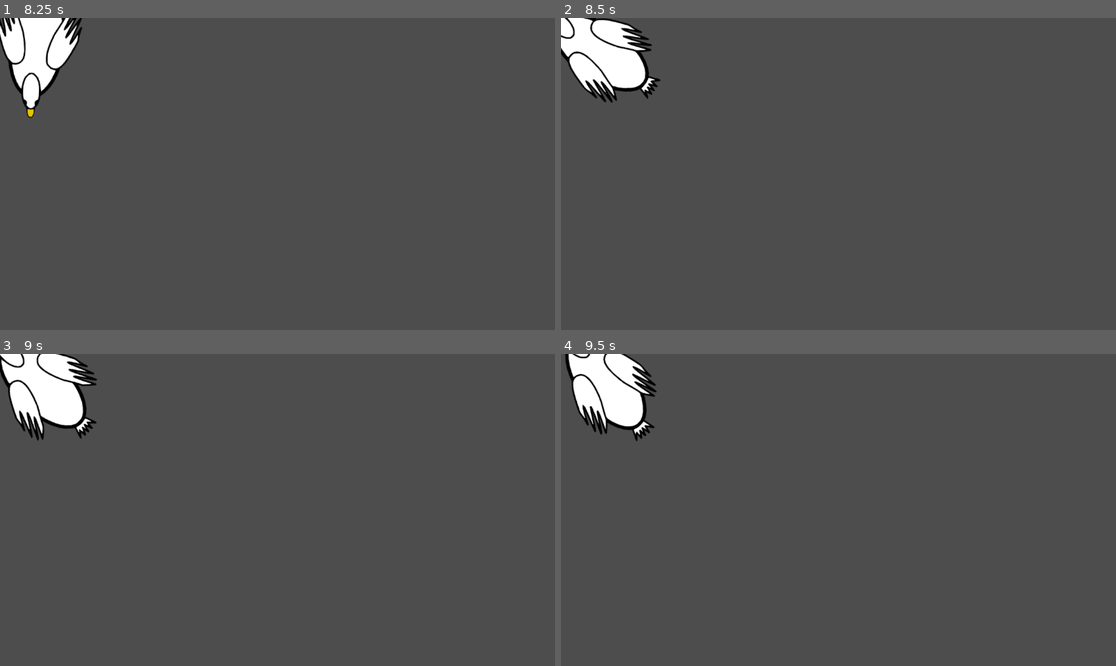
Above: before the commit, frames 1-4 (two rows, left to right).
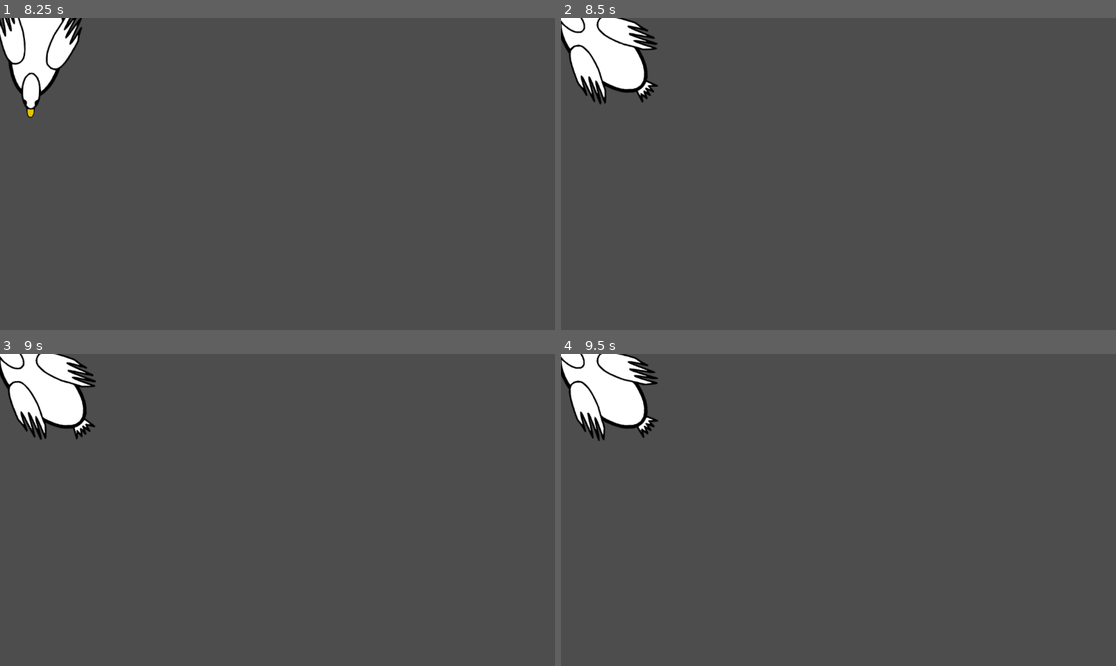
Above: after the commit, the same moments.

Repository: Math-ss/CentraleJam
Game: Godot game, scene res://Personnages/Oie/Oie.tscn
Same seed, same stepped clock (60 frames per second), same inputs: the game is played once before the commit and once after it. The project has no main scene, so this scene is started directly.
Inputs:
- Up to frame 1 (8.25 s): no input
- Up to frame 2 (8.5 s): no input
- Up to frame 3 (9 s): no input
- Up to frame 4 (9.5 s): no input

Frame 1 is identical in both runs. In frame 2, 1.4% of the frame differs, in the area x 0-18%, y 0-28%; in frame 3, 1.0%; in frame 4, 1.5%, in the area x 0-18%, y 0-29%.

Commit message:
Ajout de l'animation de l'animation `Idle` pour l'oie

Diff:
--- a/Personnages/Oie/OieFrames.tres
+++ b/Personnages/Oie/OieFrames.tres
@@ -1,30 +1,55 @@
-[gd_resource type="SpriteFrames" load_steps=41 format=3 uid="uid://i7o44w7frtpt"]
+[gd_resource type="SpriteFrames" load_steps=66 format=3 uid="uid://i7o44w7frtpt"]
 
+[ext_resource type="Texture2D" uid="uid://b2jmbhh78mkod" path="res://Personnages/Oie/Frames/Idle/0001.png" id="1_2ys5x"]
 [ext_resource type="Texture2D" uid="uid://bc0fnyxhjurdq" path="res://Personnages/Oie/Frames/Walk/0001.png" id="1_bwrf0"]
 [ext_resource type="Texture2D" uid="uid://br3nv6eo2shk2" path="res://Personnages/Oie/Frames/Walk/0002.png" id="2_jhov0"]
+[ext_resource type="Texture2D" uid="uid://cuau2vjgncduj" path="res://Personnages/Oie/Frames/Idle/0002.png" id="2_y4aa8"]
+[ext_resource type="Texture2D" uid="uid://k7fy5h2mg251" path="res://Personnages/Oie/Frames/Idle/0003.png" id="3_850bj"]
 [ext_resource type="Texture2D" uid="uid://b7htrw4odruu5" path="res://Personnages/Oie/Frames/Walk/0003.png" id="3_s1amk"]
+[ext_resource type="Texture2D" uid="uid://b1ksgnituucy4" path="res://Personnages/Oie/Frames/Idle/0004.png" id="4_q2o7g"]
 [ext_resource type="Texture2D" uid="uid://bv2fvqoc483a8" path="res://Personnages/Oie/Frames/Walk/0004.png" id="4_vabk2"]
+[ext_resource type="Texture2D" uid="uid://ck8bkchkivbvm" path="res://Personnages/Oie/Frames/Idle/0005.png" id="5_i8wrj"]
 [ext_resource type="Texture2D" uid="uid://npvheo71nuk1" path="res://Personnages/Oie/Frames/Walk/0005.png" id="5_ssbhu"]
+[ext_resource type="Texture2D" uid="uid://c5judb0dtohf5" path="res://Personnages/Oie/Frames/Idle/0006.png" id="6_f01tj"]
 [ext_resource type="Texture2D" uid="uid://bn1kbkqdfojq1" path="res://Personnages/Oie/Frames/Walk/0006.png" id="6_wh2v0"]
 [ext_resource type="Texture2D" uid="uid://bi531gk4xpqvi" path="res://Personnages/Oie/Frames/Walk/0007.png" id="7_bjire"]
+[ext_resource type="Texture2D" uid="uid://ckw1g800x0qit" path="res://Personnages/Oie/Frames/Idle/0007.png" id="7_gglka"]
+[ext_resource type="Texture2D" uid="uid://cm67d3m8aj4sd" path="res://Personnages/Oie/Frames/Idle/0008.png" id="8_k5rsx"]
 [ext_resource type="Texture2D" uid="uid://by2rh843l3sws" path="res://Personnages/Oie/Frames/Walk/0008.png" id="8_q1pyc"]
+[ext_resource type="Texture2D" uid="uid://dxdbafkq4c4oc" path="res://Personnages/Oie/Frames/Idle/0009.png" id="9_q8x73"]
 [ext_resource type="Texture2D" uid="uid://cci6g3tqsicxl" path="res://Personnages/Oie/Frames/Walk/0009.png" id="9_qw3yf"]
+[ext_resource type="Texture2D" uid="uid://b1nckqm46d5kc" path="res://Personnages/Oie/Frames/Idle/0010.png" id="10_8frms"]
 [ext_resource type="Texture2D" uid="uid://b1iu343dqc0he" path="res://Personnages/Oie/Frames/Walk/0010.png" id="10_17uvg"]
+[ext_resource type="Texture2D" uid="uid://c8pu2pluvs46e" path="res://Personnages/Oie/Frames/Idle/0011.png" id="11_2xjig"]
 [ext_resource type="Texture2D" uid="uid://boktsi7qykble" path="res://Personnages/Oie/Frames/Walk/0011.png" id="11_na4yx"]
+[ext_resource type="Texture2D" uid="uid://bxg3lfy460uc7" path="res://Personnages/Oie/Frames/Idle/0012.png" id="12_80qia"]
 [ext_resource type="Texture2D" uid="uid://r1uow54dmfgm" path="res://Personnages/Oie/Frames/Walk/0012.png" id="12_blfnr"]
+[ext_resource type="Texture2D" uid="uid://kmg5x4mk7421" path="res://Personnages/Oie/Frames/Idle/0013.png" id="13_jb23o"]
 [ext_resource type="Texture2D" uid="uid://cty3kk1ursurj" path="res://Personnages/Oie/Frames/Walk/0013.png" id="13_utvp6"]
 [ext_resource type="Texture2D" uid="uid://ca1ylv4bhr2jn" path="res://Personnages/Oie/Frames/Walk/0014.png" id="14_1eygg"]
+[ext_resource type="Texture2D" uid="uid://gigaymcnhqex" path="res://Personnages/Oie/Frames/Idle/0014.png" id="14_byphv"]
+[ext_resource type="Texture2D" uid="uid://c4frb236oer48" path="res://Personnages/Oie/Frames/Idle/0015.png" id="15_m00i1"]
 [ext_resource type="Texture2D" uid="uid://b53egpppiw3w7" path="res://Personnages/Oie/Frames/Walk/0015.png" id="15_vq0ee"]
 [ext_resource type="Texture2D" uid="uid://rvwsdmuigj3o" path="res://Personnages/Oie/Frames/Walk/0016.png" id="16_fwupl"]
+[ext_resource type="Texture2D" uid="uid://bdb4pnqmm6x2p" path="res://Personnages/Oie/Frames/Idle/0016.png" id="16_outv0"]
+[ext_resource type="Texture2D" uid="uid://bcgbbdu7dn02u" path="res://Personnages/Oie/Frames/Idle/0017.png" id="17_4pbys"]
 [ext_resource type="Texture2D" uid="uid://cus2fthllc3in" path="res://Personnages/Oie/Frames/Walk/0017.png" id="17_6be5h"]
+[ext_resource type="Texture2D" uid="uid://b7tcrelgybr8t" path="res://Personnages/Oie/Frames/Idle/0018.png" id="18_6aeh6"]
 [ext_resource type="Texture2D" uid="uid://cnl1ogbctqn5o" path="res://Personnages/Oie/Frames/Walk/0018.png" id="18_m3plf"]
+[ext_resource type="Texture2D" uid="uid://s06urxmx1bpk" path="res://Personnages/Oie/Frames/Idle/0019.png" id="19_8tysg"]
 [ext_resource type="Texture2D" uid="uid://bdtabvlfakcyg" path="res://Personnages/Oie/Frames/Walk/0019.png" id="19_hdppk"]
+[ext_resource type="Texture2D" uid="uid://g6aubv0xo8cb" path="res://Personnages/Oie/Frames/Idle/0020.png" id="20_31h7l"]
 [ext_resource type="Texture2D" uid="uid://bkka0hgbw4js3" path="res://Personnages/Oie/Frames/Walk/0020.png" id="20_ddbqc"]
+[ext_resource type="Texture2D" uid="uid://joe28spkhvkg" path="res://Personnages/Oie/Frames/Idle/0021.png" id="21_cugwy"]
 [ext_resource type="Texture2D" uid="uid://x6c1g3weqlv4" path="res://Personnages/Oie/Frames/Walk/0021.png" id="21_ws4ry"]
+[ext_resource type="Texture2D" uid="uid://c8fwx42b2i2wn" path="res://Personnages/Oie/Frames/Idle/0022.png" id="22_hd182"]
 [ext_resource type="Texture2D" uid="uid://ciudlujx6elpa" path="res://Personnages/Oie/Frames/Walk/0022.png" id="22_m62vk"]
+[ext_resource type="Texture2D" uid="uid://cxkmjb2b8qegq" path="res://Personnages/Oie/Frames/Idle/0023.png" id="23_3ghi0"]
 [ext_resource type="Texture2D" uid="uid://gptord07nyuo" path="res://Personnages/Oie/Frames/Walk/0023.png" id="23_yqn20"]
+[ext_resource type="Texture2D" uid="uid://cjus37vh3chiu" path="res://Personnages/Oie/Frames/Idle/0024.png" id="24_m30d8"]
 [ext_resource type="Texture2D" uid="uid://cmfv8rcblgc0o" path="res://Personnages/Oie/Frames/Walk/0024.png" id="24_njj3v"]
 [ext_resource type="Texture2D" uid="uid://iumhe0v6h6ym" path="res://Personnages/Oie/Frames/Walk/0025.png" id="25_4gy41"]
+[ext_resource type="Texture2D" uid="uid://bswf7egf73n70" path="res://Personnages/Oie/Frames/Idle/0025.png" id="25_bxlq8"]
 [ext_resource type="Texture2D" uid="uid://dt8rddjqcoybe" path="res://Personnages/Oie/Frames/Walk/0026.png" id="26_k051p"]
 [ext_resource type="Texture2D" uid="uid://d4no3edols6l5" path="res://Personnages/Oie/Frames/Walk/0027.png" id="27_du10p"]
 [ext_resource type="Texture2D" uid="uid://df3ypmwqopx5d" path="res://Personnages/Oie/Frames/Walk/0028.png" id="28_hui21"]
@@ -45,6 +70,86 @@
 animations = [{
 "frames": [{
 "duration": 1.0,
+"texture": ExtResource("1_2ys5x")
+}, {
+"duration": 1.0,
+"texture": ExtResource("2_y4aa8")
+}, {
+"duration": 1.0,
+"texture": ExtResource("3_850bj")
+}, {
+"duration": 1.0,
+"texture": ExtResource("4_q2o7g")
+}, {
+"duration": 1.0,
+"texture": ExtResource("5_i8wrj")
+}, {
+"duration": 1.0,
+"texture": ExtResource("6_f01tj")
+}, {
+"duration": 1.0,
+"texture": ExtResource("7_gglka")
+}, {
+"duration": 1.0,
+"texture": ExtResource("8_k5rsx")
+}, {
+"duration": 1.0,
+"texture": ExtResource("9_q8x73")
+}, {
+"duration": 1.0,
+"texture": ExtResource("10_8frms")
+}, {
+"duration": 1.0,
+"texture": ExtResource("11_2xjig")
+}, {
+"duration": 1.0,
+"texture": ExtResource("12_80qia")
+}, {
+"duration": 1.0,
+"texture": ExtResource("13_jb23o")
+}, {
+"duration": 1.0,
+"texture": ExtResource("14_byphv")
+}, {
+"duration": 1.0,
+"texture": ExtResource("15_m00i1")
+}, {
+"duration": 1.0,
+"texture": ExtResource("16_outv0")
+}, {
+"duration": 1.0,
+"texture": ExtResource("17_4pbys")
+}, {
+"duration": 1.0,
+"texture": ExtResource("18_6aeh6")
+}, {
+"duration": 1.0,
+"texture": ExtResource("19_8tysg")
+}, {
+"duration": 1.0,
+"texture": ExtResource("20_31h7l")
+}, {
+"duration": 1.0,
+"texture": ExtResource("21_cugwy")
+}, {
+"duration": 1.0,
+"texture": ExtResource("22_hd182")
+}, {
+"duration": 1.0,
+"texture": ExtResource("23_3ghi0")
+}, {
+"duration": 1.0,
+"texture": ExtResource("24_m30d8")
+}, {
+"duration": 1.0,
+"texture": ExtResource("25_bxlq8")
+}],
+"loop": true,
+"name": &"Idle",
+"speed": 20.0
+}, {
+"frames": [{
+"duration": 1.0,
 "texture": ExtResource("1_bwrf0")
 }, {
 "duration": 1.0,
Binary file added: Personnages/Oie/Frames/Idle/0001.png
Not shown, added: Personnages/Oie/Frames/Idle/0001.png.import
Binary file added: Personnages/Oie/Frames/Idle/0002.png
Not shown, added: Personnages/Oie/Frames/Idle/0002.png.import
Binary file added: Personnages/Oie/Frames/Idle/0003.png
Not shown, added: Personnages/Oie/Frames/Idle/0003.png.import
Binary file added: Personnages/Oie/Frames/Idle/0004.png
Not shown, added: Personnages/Oie/Frames/Idle/0004.png.import
Binary file added: Personnages/Oie/Frames/Idle/0005.png
Not shown, added: Personnages/Oie/Frames/Idle/0005.png.import
Binary file added: Personnages/Oie/Frames/Idle/0006.png
Not shown, added: Personnages/Oie/Frames/Idle/0006.png.import
(and 38 more such lines)
